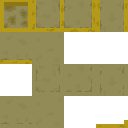
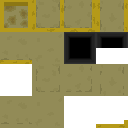
Layer changes from the first 128 x 128 image to the second:
added layer "lvl_lobby_pitfalls_half" (3rd of 4) above "lvl_lobby_pitfalls" over [96, 32, 128, 48]
added layer "lvl_lobby_pitfalls" (2nd of 4) above "lvl_lobby_pitfalls" over [64, 32, 96, 64]
